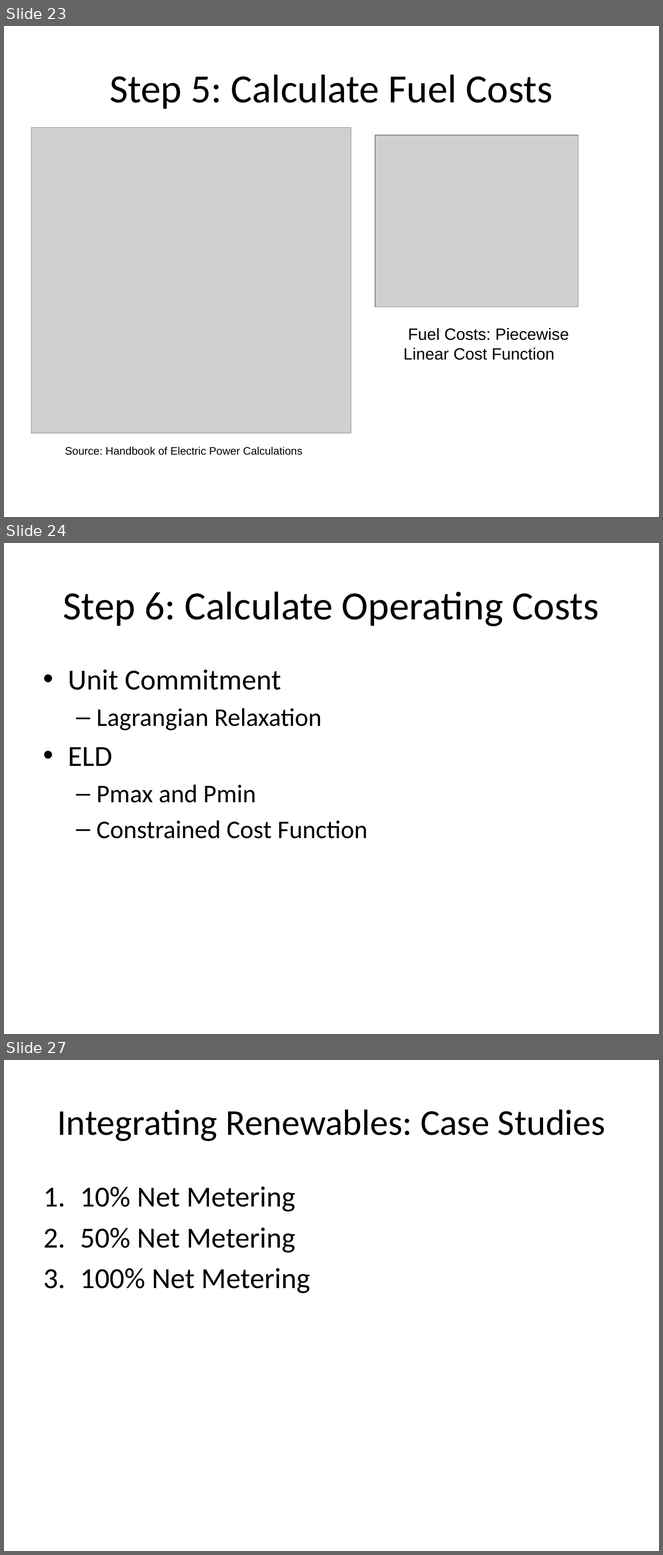
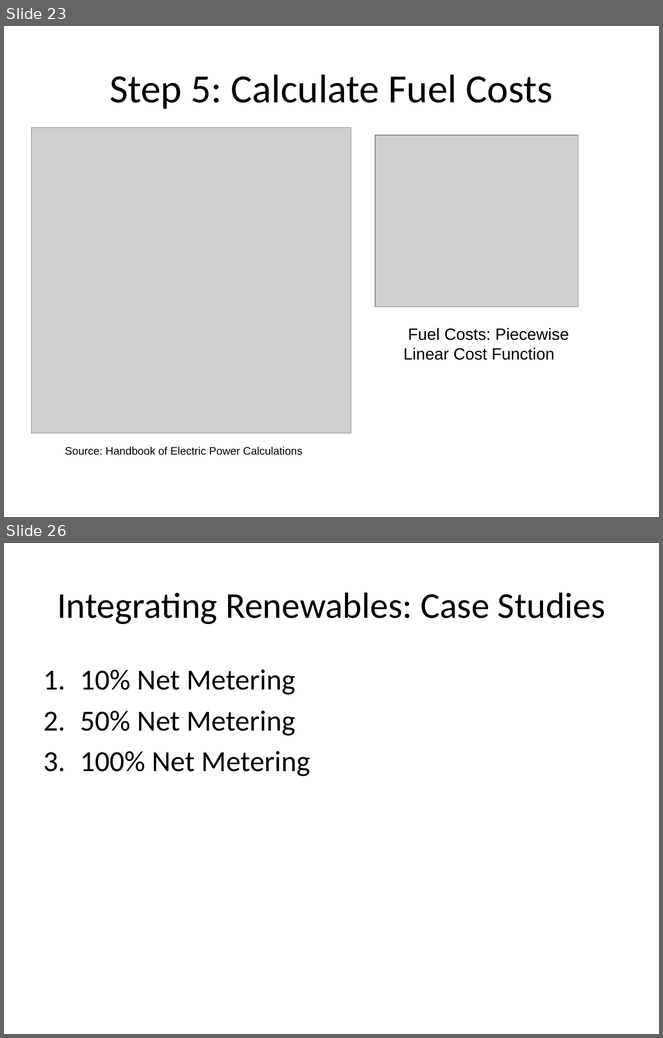
Before and after one commit to akantamn/EE5230-Project, a slide deck: Presentation/EE-Project-Presentation.pptx. Shown one above the other, each under a label of ours: slides 23, 24 and 27 before the commit, slides 23 and 26 after it; the slides between them are not shown. The pictures are 663x1555 and 663x1038 pixels, drawn with LibreOffice and Linux fonts; fonts in the diff are those of the drawing; grey boxes stand for pictures; background and template pictures are left out. Boxes give left, top, right and bottom in pixels: in the first picture for what was removed or moved away, otherwise in the second. Text is boxed around its words. In the diff, an @@ line names an element or a change of style, - is before the commit and + after.

```diff
--- a/Presentation/EE-Project-Presentation.pptx
+++ b/Presentation/EE-Project-Presentation.pptx
@@ slide 24 removed at <box>4,543,659,1034</box>, background picture (left out) @@
@@ title removed at <box>63,591,599,627</box> @@
-Step 6: Calculate Operating Costs
@@ text removed at <box>68,669,367,839</box> @@
-• Unit Commitment
-  – Lagrangian Relaxation
-• ELD
-  – Pmax and Pmin
-  – Constrained Cost Function
@@ what was slide 27 is now slide 26 @@
```
Also in this commit, not shown: 7 slides changed, 2 slides added, 1 other slide removed.
